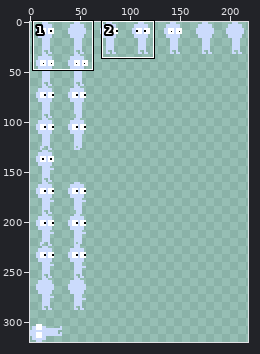
One commit to this pixel-art file: sprite/aseprite_files/player-gridsheet.ase. The picture above shows the old version from afar; the outline marks the close-up.
Close-up. First the earlier version:
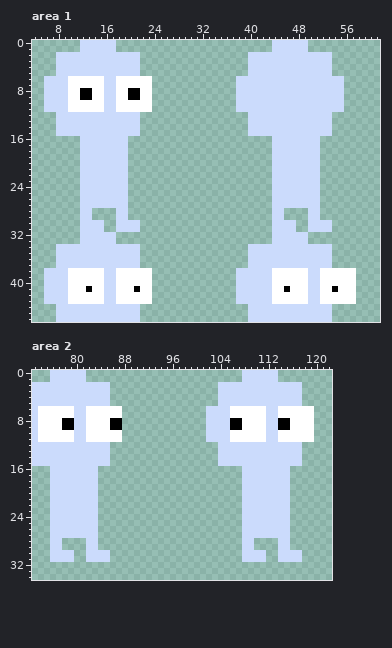
224x320 pixels, 1 frame. Shown: area 1: x 4..61, y 0..46; area 2: x 73..122, y 0..34. The wide view leaves out empty margins. The commit also changed other parts of the picture, which this record leaves out.
Now the later version:
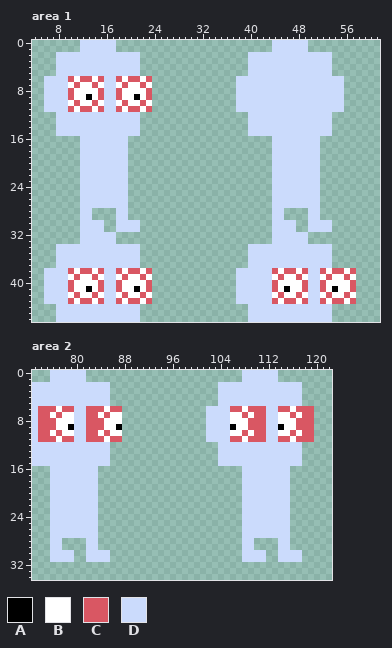
Palette (. is transparent): A #000000  B #ffffff  C #d95763  D #cbdbfc
Diff:
Area 1:
The author changed colour A to colour B in row 8 at x 12 to 13 and 20 to 21; in row 9 at x 12 and 20.
The author changed colour B to colour C in row 6 at x 10, 12 to 13, 15, 18, 20 to 21 and 23; in row 7 at x 11, 14, 19 and 22; in rows 8 to 9 at x 10, 15, 18 and 23; in row 10 at x 11, 14, 19 and 22; in row 11 at x 10, 12 to 13, 15, 18, 20 to 21 and 23; in row 38 at x 10, 12 to 13, 15, 18, 20 to 21, 23, 44, 46 to 47, 49, 52, 54 to 55 and 57.
The author changed colour B to colour C in row 39 at x 11, 14, 19, 22, 45, 48, 53 and 56; in rows 40 to 41 at x 10, 15, 18, 23, 44, 49, 52 and 57; in row 42 at x 11, 14, 19, 22, 45, 48, 53 and 56; in row 43 at x 10, 12 to 13, 15, 18, 20 to 21, 23, 44, 46 to 47, 49, 52, 54 to 55 and 57.
Area 2:
The author changed colour A to colour B in row 8 at x 78 to 79, 86 to 87, 106 to 107 and 114 to 115; in row 9 at x 78, 86, 107 and 115.
The author changed colour B to colour C in row 6 at x 74 to 76, 78 to 79, 82 to 84, 86 to 87, 106 to 107, 109 to 111, 114 to 115 and 117 to 119; in row 7 at x 74 to 75, 77, 82 to 83, 85, 108, 110 to 111, 116 and 118 to 119; in rows 8 to 9 at x 74 to 76, 82 to 84, 109 to 111 and 117 to 119; in row 10 at x 74 to 75, 77, 82 to 83, 85, 108, 110 to 111, 116 and 118 to 119; in row 11 at x 74 to 76, 78 to 79, 82 to 84, 86 to 87, 106 to 107, 109 to 111, 114 to 115 and 117 to 119.
